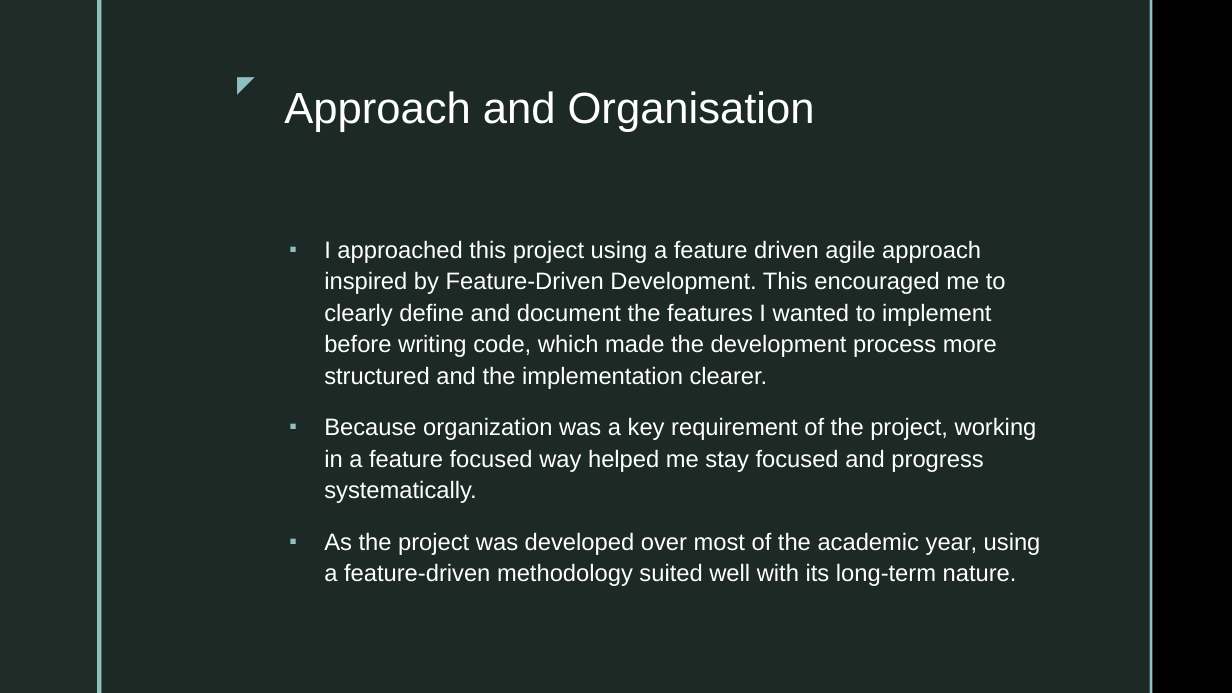
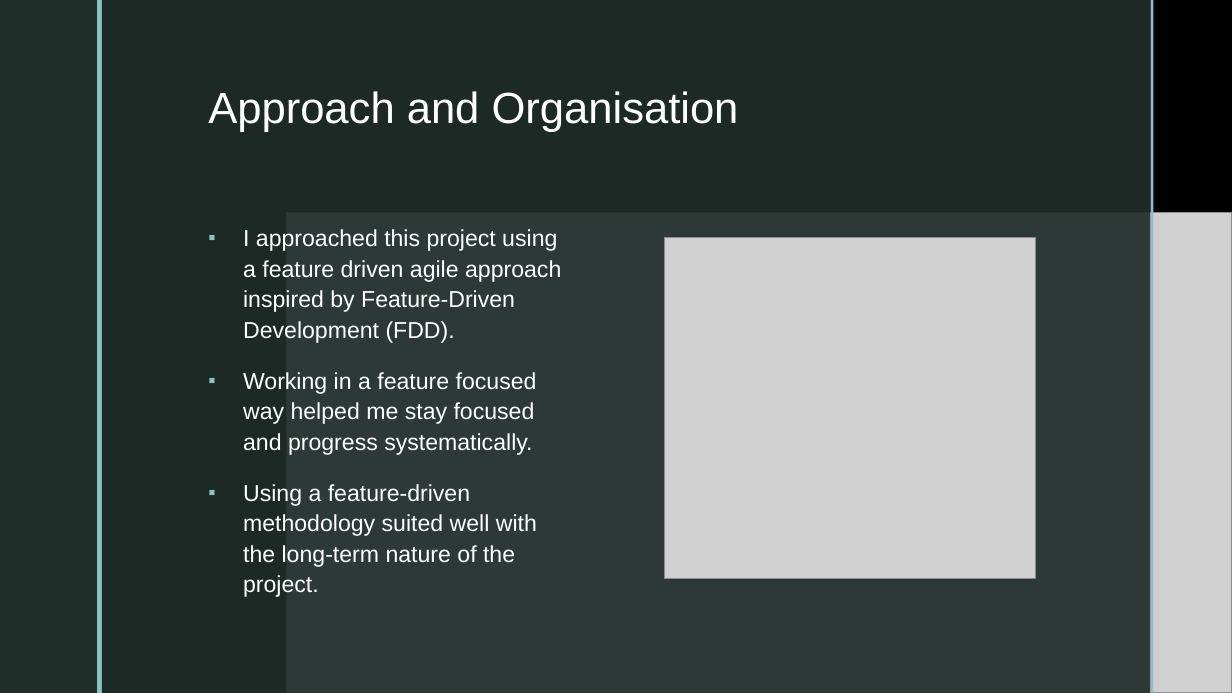
Before and after one commit to 0Meraj/My-Projects, a slide deck: slide 6 of Documents for the project/Presentation.pptx. Drawn at 1232x693 pixels with LibreOffice and Linux fonts; fonts in the diff are those of the drawing; grey boxes stand for pictures; background and template pictures are left out. Boxes give left, top, right and bottom in pixels: in the first picture for what was removed or moved away, otherwise in the second. Text is boxed around its words. In the diff, an @@ line names an element or a change of style, - is before the commit and + after.

```diff
--- a/Documents for the project/Presentation.pptx
+++ b/Documents for the project/Presentation.pptx
@@ rectangle added at <box>0,0,1232,693</box>, fill #000000 @@
@@ rectangle added at <box>102,0,1151,693</box>, fill #1F2D29 at 92% opacity @@
@@ rectangle added at <box>1151,0,1153,693</box>, fill #8EC0C1 @@
@@ title "Approach and Organisation": place and size @@
-title "Approach and Organisation" at <box>284,91,815,132</box>
+title "Approach and Organisation" at <box>208,91,739,132</box>
@@ title "Approach and Organisation" at <box>208,91,739,132</box>: alignment right to left @@
@@ text removed at <box>222,65,263,102</box> @@
-◤
@@ text at <box>243,229,561,597</box>: text changed; size 18.5 to 18 pt @@
-▪ I approached this project using a feature driven agile approach inspired by Feature-Driven Development. This encouraged me to clearly define and document the features I wanted to implement before writing code, which made the development process more structured and the implementation clearer.
-▪ Because organization was a key requirement of the project, working in a feature focused way helped me stay focused and progress systematically.
-▪ As the project was developed over most of the academic year, using a feature-driven methodology suited well with its long-term nature.
+▪ I approached this project using a feature driven agile approach inspired by Feature-Driven Development (FDD).
+▪ Working in a feature focused way helped me stay focused and progress systematically.
+▪ Using a feature-driven methodology suited well with the long-term nature of the project.
@@ picture added at <box>287,213,1232,693</box> @@
@@ picture added at <box>665,238,1036,579</box> @@
```
Also in this commit, not shown: 12 other slides changed, 1 slide added, 14 other files.
